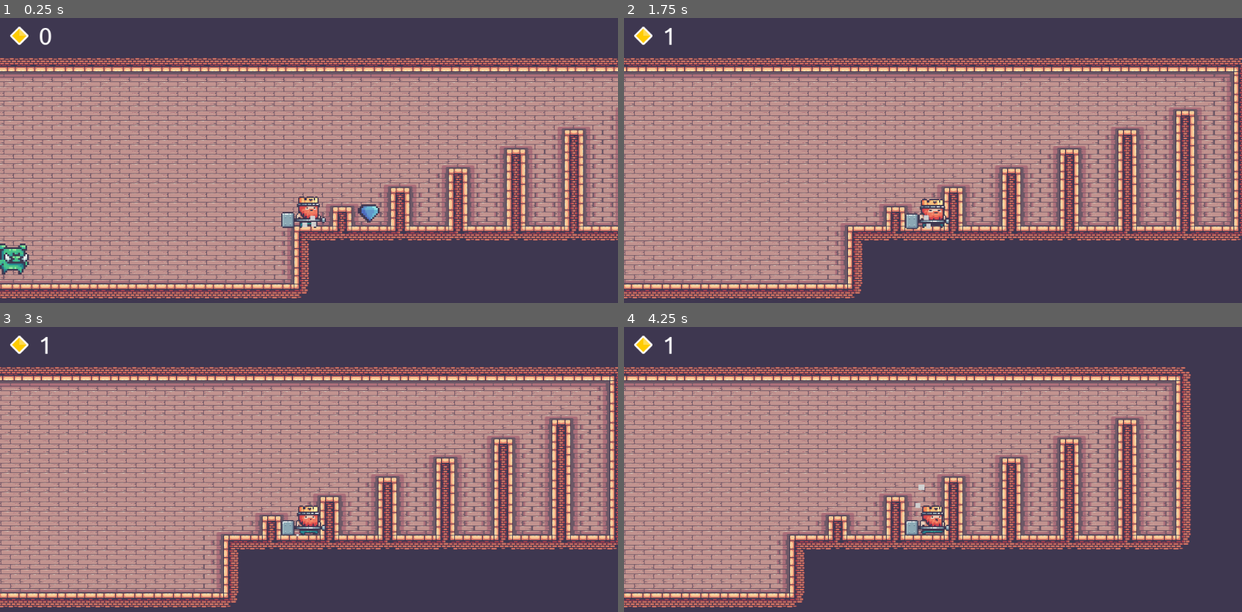
Above: before the commit, frames 1-4 (two rows, left to right).
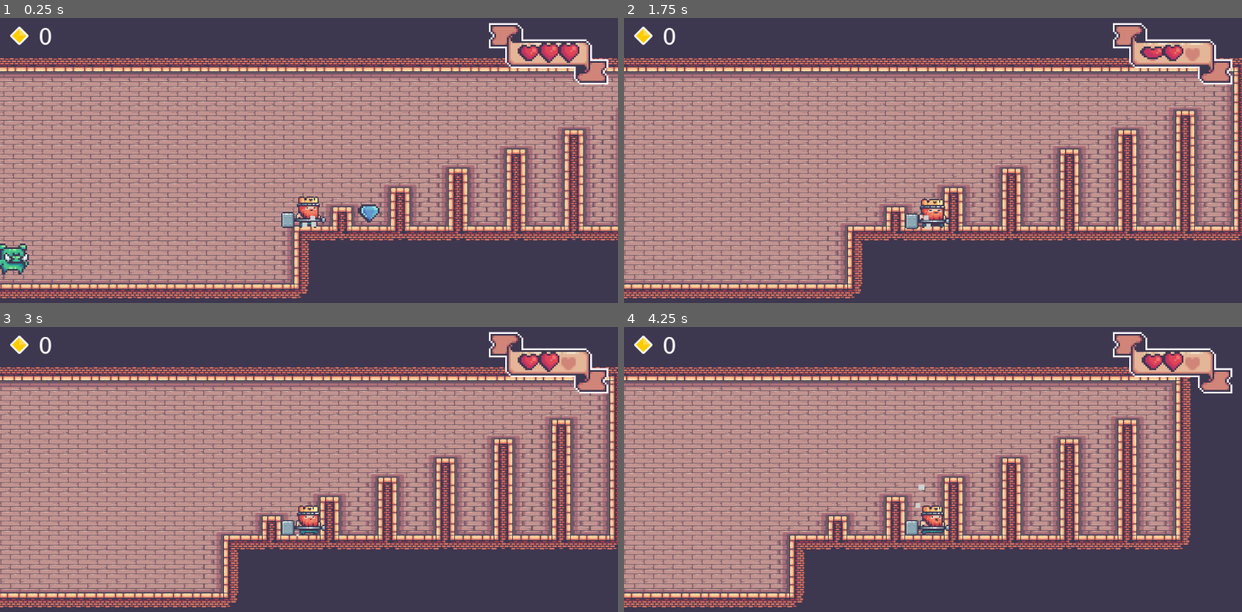
Above: after the commit, the same moments.

Repository: haihala/VIM.MT.310-Game-Project-2
Game: Godot game, scene res://scenes/MainScene.tscn
Two runs of this game, one before a commit and one after it. Both use one fixed random seed, a clock stepped at 60 frames per second and the inputs below.
Inputs:
- Up to frame 1 (0.25 s): no input
- Up to frame 2 (1.75 s): hold Right (move_right) from 0.53 s (still down); tap Up (jump) at 0.77, 1.52 s
- Up to frame 3 (3 s): release Right (move_right) at 2.03 s; hold Left (move_left) 2.03-2.78 s; hold Right (move_right) from 2.78 s (still down)
- Up to frame 4 (4.25 s): keep holding Right (move_right); tap Up (jump) at 3.02, 3.77 s

The runs differ from the first frame. In frame 1, 1.8% of the frame differs, in the area x 58-99%, y 1-70%; in frame 2, 1.9%, in the area x 6-99%, y 1-24%; in frame 3, 1.9%; in frame 4, 1.9%.

Commit message:
Add a health bar

Diff:
--- a/scenes/Coin.tscn
+++ b/scenes/Coin.tscn
@@ -65,7 +65,7 @@
 [node name="AnimatedSprite" type="AnimatedSprite" parent="."]
 scale = Vector2( 3, 3 )
 frames = SubResource( 12 )
-frame = 2
+frame = 4
 playing = true
 offset = Vector2( -2, 1 )
 
--- /dev/null
+++ b/scenes/HealthBar.tscn
@@ -0,0 +1,21 @@
+[gd_scene load_steps=4 format=2]
+
+[ext_resource path="res://assets/kings_and_pigs/12-Live and Coins/Live Bar.png" type="Texture" id=1]
+[ext_resource path="res://scenes/Heart.tscn" type="PackedScene" id=2]
+[ext_resource path="res://scripts/player/HealthBar.gd" type="Script" id=3]
+
+[node name="HealthBar" type="Sprite"]
+texture = ExtResource( 1 )
+script = ExtResource( 3 )
+
+[node name="Heart" parent="." instance=ExtResource( 2 )]
+position = Vector2( -13, -1 )
+frame = 1
+
+[node name="Heart2" parent="." instance=ExtResource( 2 )]
+position = Vector2( -2, -1 )
+frame = 4
+
+[node name="Heart3" parent="." instance=ExtResource( 2 )]
+position = Vector2( 9, -1 )
+frame = 3
--- /dev/null
+++ b/scenes/Heart.tscn
@@ -0,0 +1,62 @@
+[gd_scene load_steps=14 format=2]
+
+[ext_resource path="res://assets/kings_and_pigs/12-Live and Coins/Big Heart Hit (18x14).png" type="Texture" id=1]
+[ext_resource path="res://assets/kings_and_pigs/12-Live and Coins/Big Heart Idle (18x14).png" type="Texture" id=2]
+
+[sub_resource type="AtlasTexture" id=1]
+atlas = ExtResource( 2 )
+region = Rect2( 0, 0, 18, 14 )
+
+[sub_resource type="AtlasTexture" id=2]
+atlas = ExtResource( 2 )
+region = Rect2( 18, 0, 18, 14 )
+
+[sub_resource type="AtlasTexture" id=3]
+atlas = ExtResource( 2 )
+region = Rect2( 36, 0, 18, 14 )
+
+[sub_resource type="AtlasTexture" id=4]
+atlas = ExtResource( 2 )
+region = Rect2( 54, 0, 18, 14 )
+
+[sub_resource type="AtlasTexture" id=5]
+atlas = ExtResource( 2 )
+region = Rect2( 72, 0, 18, 14 )
+
+[sub_resource type="AtlasTexture" id=6]
+atlas = ExtResource( 2 )
+region = Rect2( 90, 0, 18, 14 )
+
+[sub_resource type="AtlasTexture" id=7]
+atlas = ExtResource( 2 )
+region = Rect2( 108, 0, 18, 14 )
+
+[sub_resource type="AtlasTexture" id=8]
+atlas = ExtResource( 2 )
+region = Rect2( 126, 0, 18, 14 )
+
+[sub_resource type="AtlasTexture" id=9]
+atlas = ExtResource( 1 )
+region = Rect2( 0, 0, 18, 14 )
+
+[sub_resource type="AtlasTexture" id=10]
+atlas = ExtResource( 1 )
+region = Rect2( 18, 0, 18, 14 )
+
+[sub_resource type="SpriteFrames" id=11]
+animations = [ {
+"frames": [ SubResource( 1 ), SubResource( 2 ), SubResource( 3 ), SubResource( 4 ), SubResource( 5 ), SubResource( 6 ), SubResource( 7 ), SubResource( 8 ) ],
+"loop": true,
+"name": "default",
+"speed": 6.0
+}, {
+"frames": [ SubResource( 9 ), SubResource( 10 ) ],
+"loop": false,
+"name": "hit",
+"speed": 5.0
+} ]
+
+[node name="Heart" type="AnimatedSprite"]
+frames = SubResource( 11 )
+frame = 6
+playing = true
--- a/scenes/Player.tscn
+++ b/scenes/Player.tscn
@@ -82,7 +82,7 @@
 scale = Vector2( 2, 2 )
 frames = ExtResource( 1 )
 animation = "run"
-frame = 1
+frame = 5
 playing = true
 offset = Vector2( 7, 0 )
 
--- a/scenes/UI.tscn
+++ b/scenes/UI.tscn
@@ -1,9 +1,9 @@
-[gd_scene load_steps=4 format=2]
+[gd_scene load_steps=5 format=2]
 
 [ext_resource path="res://assets/course/Sprites/Coin.png" type="Texture" id=1]
 [ext_resource path="res://assets/course/Font/new_dynamicfont.tres" type="DynamicFont" id=2]
 [ext_resource path="res://scripts/UI.gd" type="Script" id=3]
-
+[ext_resource path="res://scenes/HealthBar.tscn" type="PackedScene" id=4]
 
 [node name="UI" type="Control"]
 anchor_right = 1.0
@@ -20,3 +20,7 @@
 margin_bottom = 64.0
 custom_fonts/font = ExtResource( 2 )
 valign = 1
+
+[node name="HealthBar" parent="." instance=ExtResource( 4 )]
+position = Vector2( 909, 62 )
+scale = Vector2( 3, 3 )
--- a/scripts/Coin.gd
+++ b/scripts/Coin.gd
@@ -4,5 +4,6 @@
 
 func _on_Coin_body_entered(body):
 	if body.name == "Player":
-		body.collect_coin(value)
+#		body.collect_coin(value)
+		body.take_damage()
 		queue_free()
--- /dev/null
+++ b/scripts/player/HealthBar.gd
@@ -0,0 +1,16 @@
+extends Sprite
+
+func _ready():
+	for index in get_children().size():
+		var heart = get_child(index)
+		heart.frame = 3-index
+
+func update_hearts(hearts):
+	for index in get_children().size():
+		var heart = get_child(index)
+
+		if index < hearts:
+			heart.visible = true
+			heart.speed_scale = 3/hearts
+		else:
+			heart.visible = false
--- a/scripts/player/Player.gd
+++ b/scripts/player/Player.gd
@@ -1,5 +1,6 @@
 extends KinematicBody2D
 
+var health : int = 3
 var score : int = 0
 var grounded : bool = false
 
@@ -27,6 +28,7 @@
 onready var sprite = $AnimatedSprite
 onready var coin_pickup_player = $CoinPickupPlayer
 onready var ui = get_node("/root/MainScene/CanvasLayer/UI")
+onready var health_bar = get_node("/root/MainScene/CanvasLayer/UI/HealthBar")
 
 func _ready():
 	state_machine.set_state($StateMachine/Idle)
@@ -119,6 +121,12 @@
 		# There is a warning if the output is not collected to a variable
 		var _reload_output = get_tree().reload_current_scene()
 
+func take_damage():
+	if health <= 1:
+		die()
+	else:
+		health -= 1
+		health_bar.update_hearts(health)
 
 # called when we run into a coin
 func collect_coin (value):
